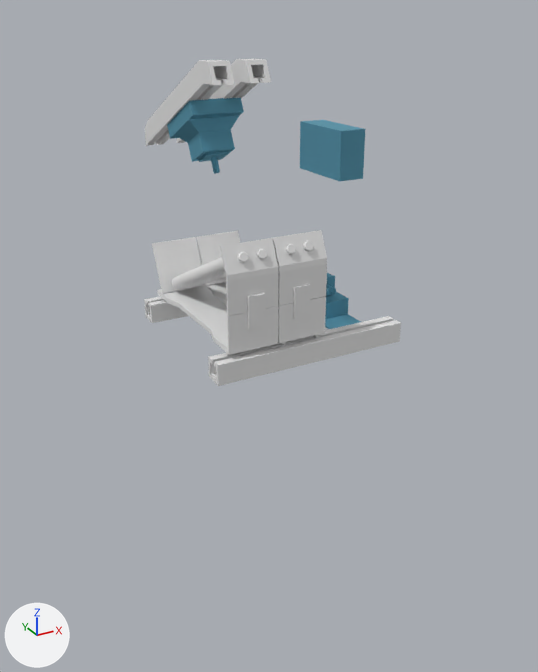
One commit to the Blender file ATM SAMPAH Blender/atm sampah v3.1/ATM SAMPAH - v3.1.blend: the scene before it, then after it.
Before and after are seen from a camera (50 mm lens) standing at (-0.847, -1.537, 1.468) and looking at (0.019, 0.038, 0.681). Lighting does not change. The marker at lower left points along +X, +Y and +Z.

Objects in the first picture: 'Bas Holder.001', 'Conveyor.001', 'Conveyor.002', 'Conveyor.007', 'Cover Body.008', 'Cube.001', 'Cube.008', 'Cube.011', 'Roller', 'Roller.003', 'Roller.004', 'Roller.008'.
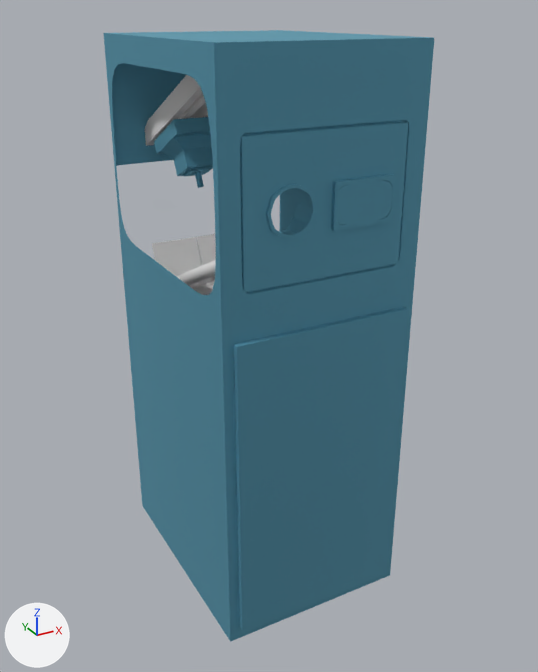
ob_barcode_scanner is not drawn itself; it is the parent of ob_cover_body_004, ob_cover_body_007, ob_barcode_scanner_001, ob_cover_body_008, ob_cube_009, ob_cube_010, ob_cube_012, ob_cube_013.

The edits, one by one:
Object 'Cover Body' (ob_cover_body) is now shown.
Object 'Cover Body - Door' (ob_cover_body___door) is now shown.
Object 'Cover Body Display' (ob_cover_body_display) is now shown.
Object 'Cover Body.001' (ob_cover_body_001) is now shown.
Object 'Barcode Scanner' (ob_barcode_scanner) moves from (-0.0911, 0.0626, 1.054) to (-0.0911, 0.162, 1.001).

Location of each change, [x1, y1, x2, y2] in pixels of the pictures (538 x 672 px):
'Cover Body', shown (cyan): after [104, 30, 434, 642]
'Cover Body - Door', shown (cyan): after [234, 307, 408, 631]
'Cover Body.008', moved: before [167, 98, 244, 162]; after [154, 117, 213, 176]
'Cover Body Display', shown (cyan): after [336, 181, 392, 224]
'Cover Body.001', shown (cyan): after [279, 204, 313, 238]
'Cover Body.007', moved: before [199, 151, 228, 162]; after [184, 166, 211, 177]
'Cover Body.004', moved: before [211, 156, 220, 174]; after [195, 171, 204, 188]
'Cube.001', unchanged, covered by the edit: before [208, 316, 401, 386]
'Roller.003', unchanged, covered by the edit: before [157, 286, 278, 355]; after [192, 286, 212, 295]
'Bas Holder.001', unchanged, covered by the edit: before [300, 120, 365, 181]
'Roller.008', unchanged, covered by the edit: before [220, 238, 278, 316]
